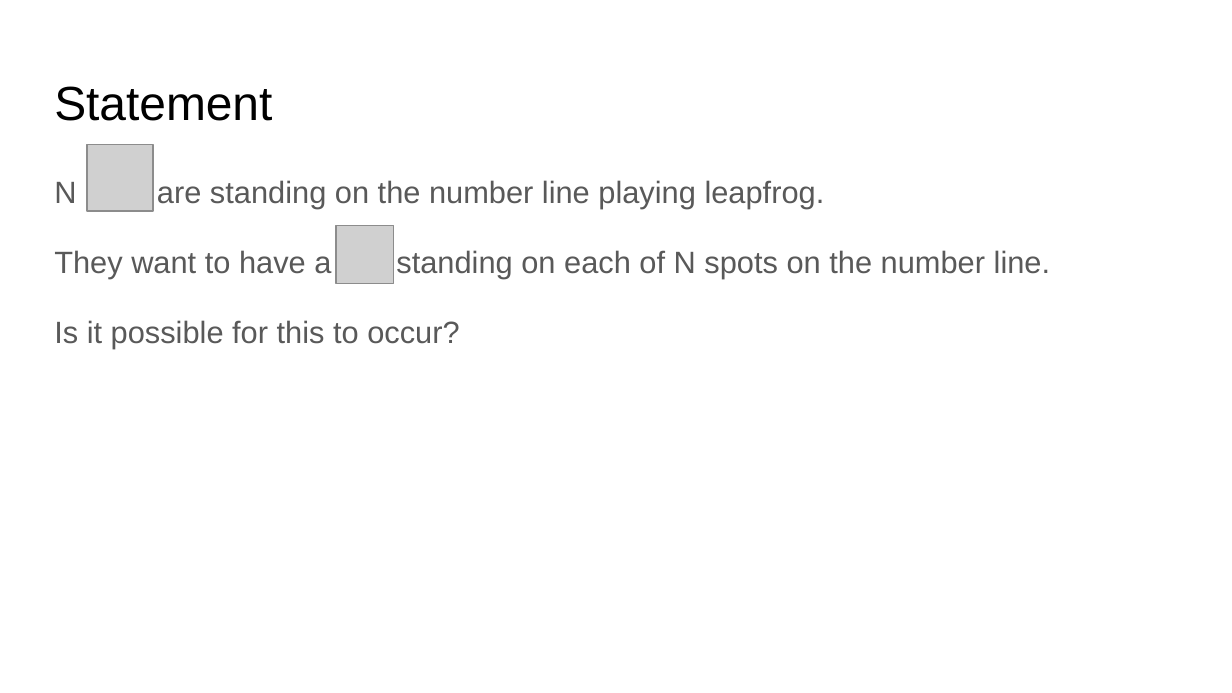
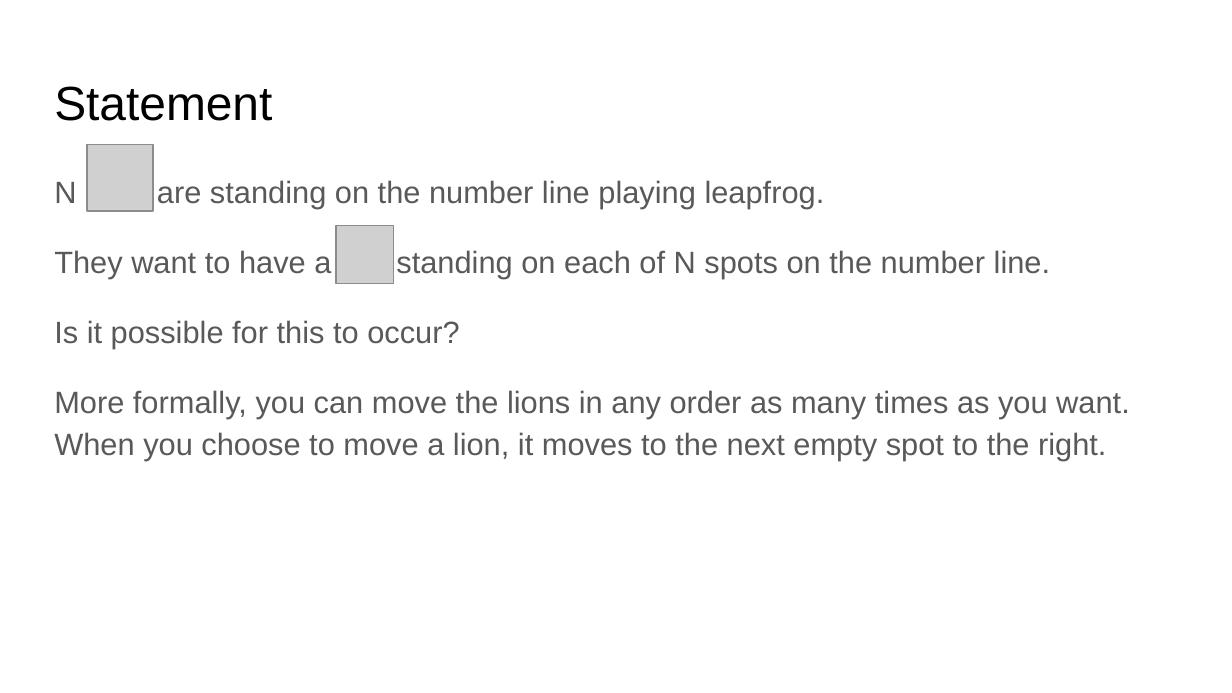
Before and after one commit to OSUACM/Weekly_Events, a slide deck: slide 2 of 2019-09-06/Leaps&Bounds.pptx. Drawn at 1232x693 pixels with LibreOffice and Linux fonts; fonts in the diff are those of the drawing; grey boxes stand for pictures. Boxes give left, top, right and bottom in pixels: in the first picture for what was removed or moved away, otherwise in the second. Text is boxed around its words. In the diff, an @@ line names an element or a change of style, - is before the commit and + after.

```diff
--- a/2019-09-06/Leaps&Bounds.pptx
+++ b/2019-09-06/Leaps&Bounds.pptx
@@ text at [54,390,1130,461]: paragraph added @@
+More formally, you can move the lions in any order as many times as you want. When you choose to move a lion, it moves to the next empty spot to the right.
```
Also in this commit, not shown: 1 other slide changed, 1 slide added, 3 other files.
